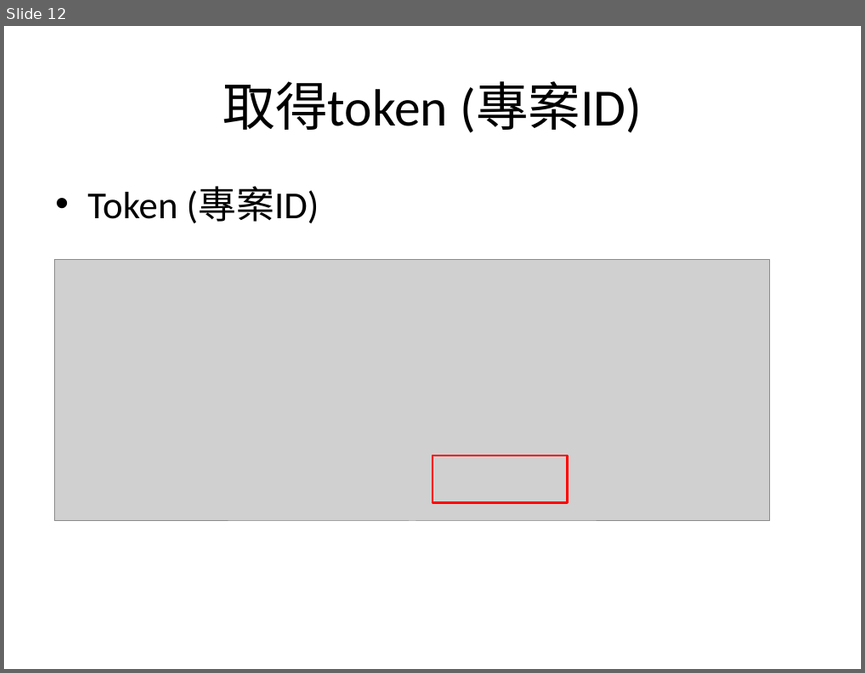
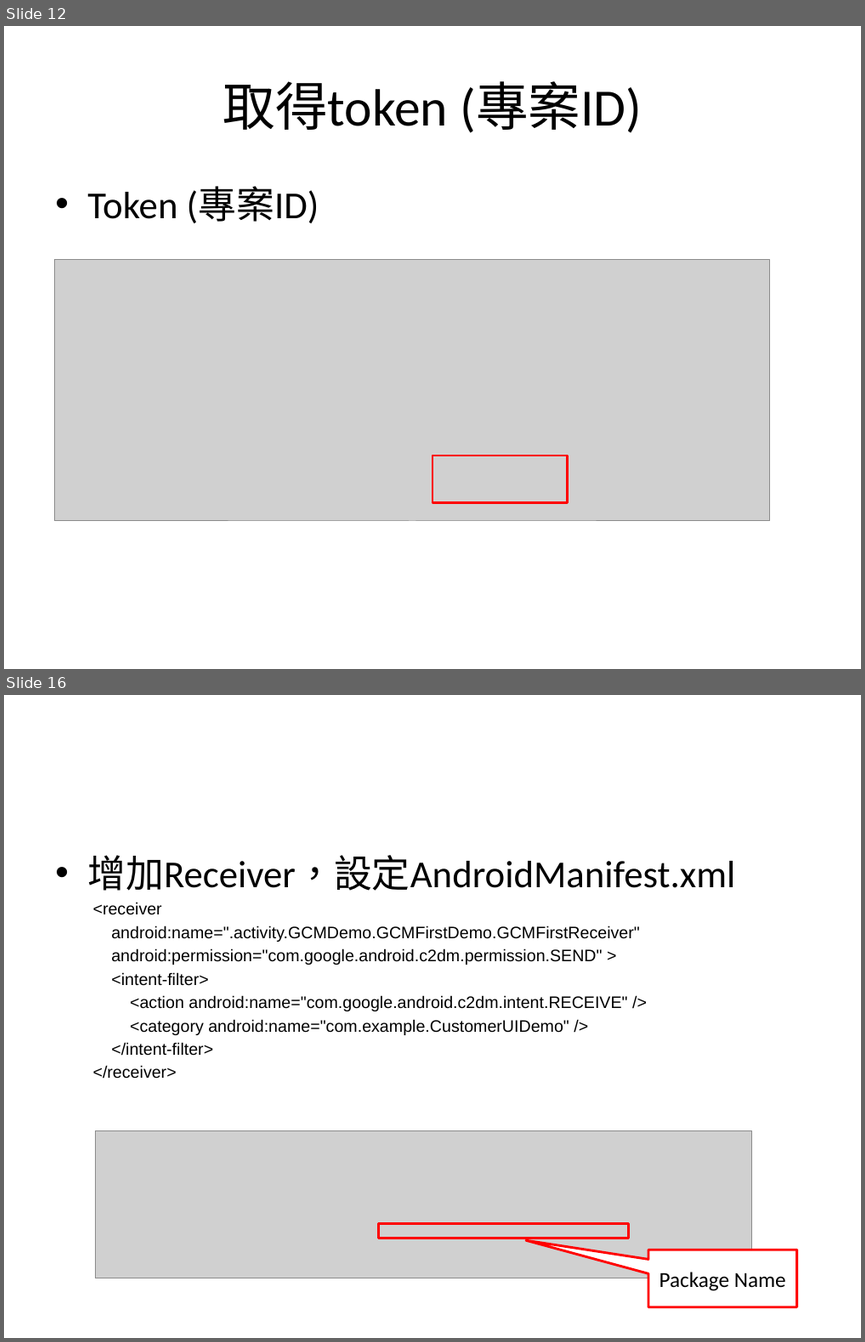
Before and after one commit to sonnyshih/AndroidDemoSample, a slide deck: CustomerUIDemo/GCM instruction.pptx. Shown one above the other, each under a label of ours: slide 12 before the commit, slides 12 and 16 after it; the slides between them are not shown. The pictures are 865x673 and 865x1342 pixels, drawn with LibreOffice and Linux fonts; fonts in the diff are those of the drawing; grey boxes stand for pictures. Boxes give left, top, right and bottom in pixels: in the first picture for what was removed or moved away, otherwise in the second. Text is boxed around its words. In the diff, an @@ line names an element or a change of style, - is before the commit and + after.

Commit message:
Add GCM Demo1

```diff
--- a/CustomerUIDemo/GCM instruction.pptx
+++ b/CustomerUIDemo/GCM instruction.pptx
@@ slide 16 added at bbox=[4, 695, 861, 1338], background #FFFFFF @@
@@ text added at bbox=[87, 855, 735, 1078], 14 pt, text #000000 @@
+• 增加Receiver，設定AndroidManifest.xml
+  <receiver
+  android:name=".activity.GCMDemo.GCMFirstDemo.GCMFirstReceiver"
+  android:permission="com.google.android.c2dm.permission.SEND" >
+  <intent-filter>
+  <action android:name="com.google.android.c2dm.intent.RECEIVE" />
+  <category android:name="com.example.CustomerUIDemo" />
+  </intent-filter>
+  </receiver>
@@ picture added at bbox=[95, 1131, 751, 1278] @@
@@ rectangle added at bbox=[378, 1223, 628, 1237], outline #FF0000 2 pt @@
@@ speech box added at bbox=[648, 1249, 796, 1307], fill #FFFFFF, outline #FF0000 2 pt, 18 pt, text #000000 @@
+Package Name
```
Also in this commit, not shown: 1 slide changed, 6 other slides added, 17 other files.
